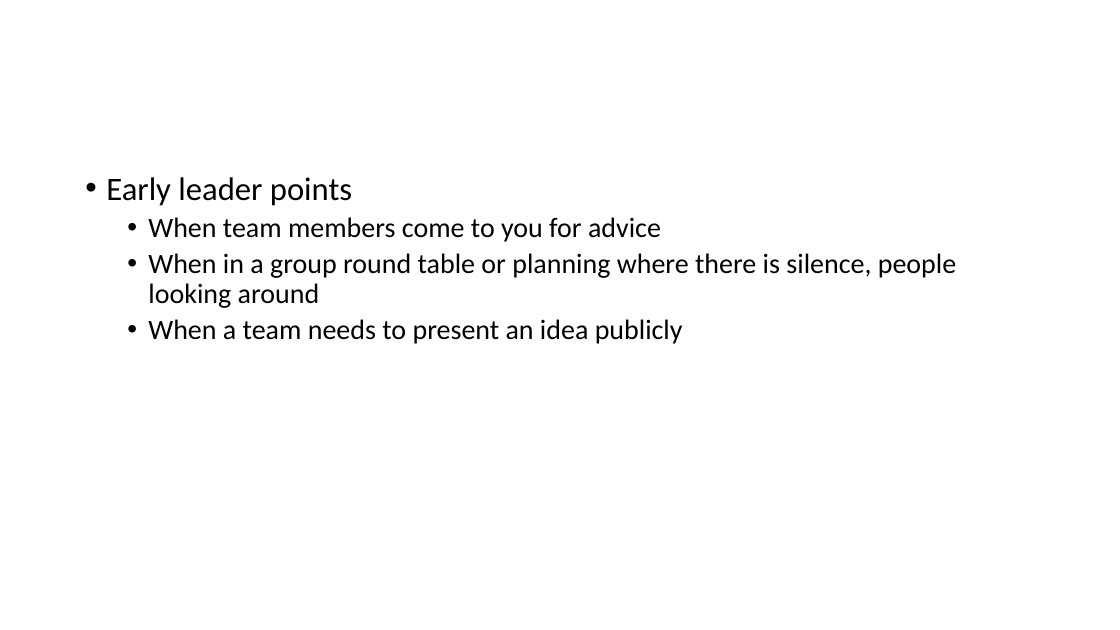
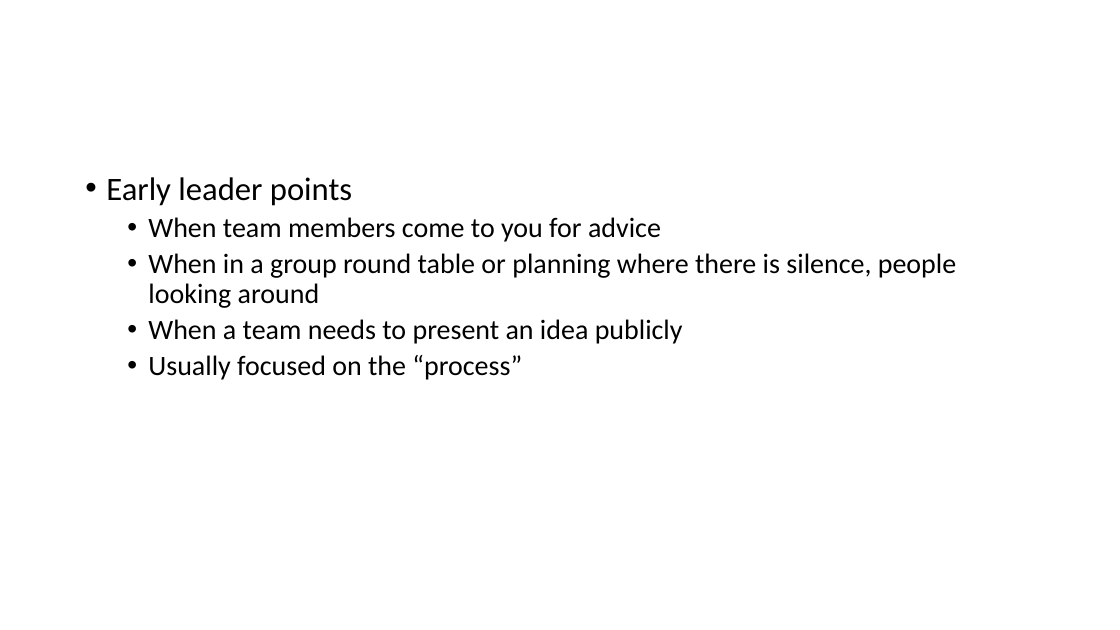
Before and after one commit to iamkeeler/THAT-Conference, a slide deck: slide 18 of 2021/Becoming a Leader.pptx (slide 17 before the commit). Drawn at 1120x630 pixels with LibreOffice and Linux fonts; fonts in the diff are those of the drawing. Boxes give left, top, right and bottom in pixels: in the first picture for what was removed or moved away, otherwise in the second. Text is boxed around its words. In the diff, an @@ line names an element or a change of style, - is before the commit and + after.

```diff
--- a/2021/Becoming a Leader.pptx
+++ b/2021/Becoming a Leader.pptx
@@ text at (x1=148, y1=355, x2=522, y2=380): paragraph added @@
+  • Usually focused on the “process”
```
Also in this commit, not shown: 7 other slides changed, 16 slides added, 1 slide removed, 1 other file.
